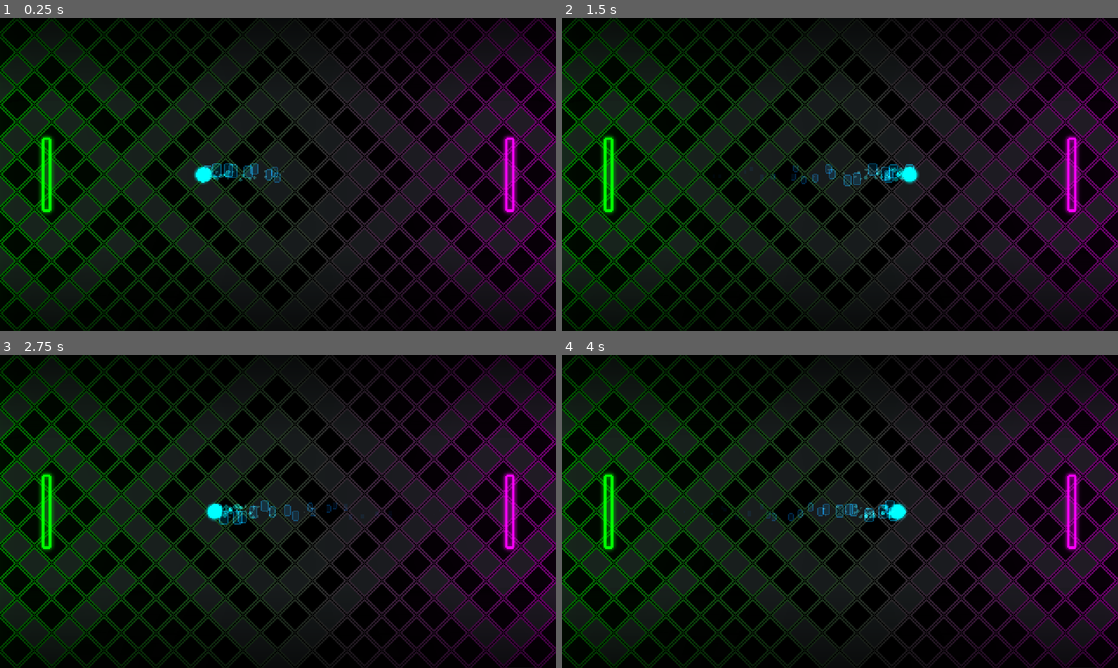
Above: before the commit, frames 1-4 (two rows, left to right).
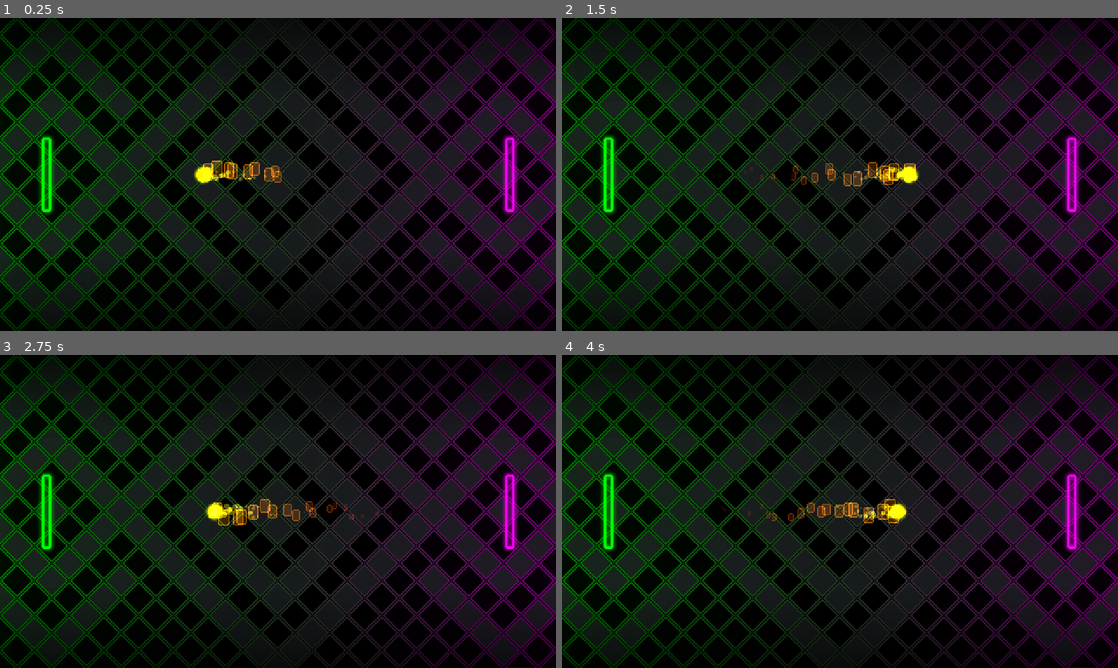
Above: after the commit, the same moments.

Repository: adatechschool/spin-spong
Game: Godot game, scene res://scenes/Pong.tscn
Same seed, same stepped clock (60 frames per second), same inputs: the game is played once before the commit and once after it.
Inputs:
- Up to frame 1 (0.25 s): no input
- Up to frame 2 (1.5 s): no input
- Up to frame 3 (2.75 s): no input
- Up to frame 4 (4 s): no input

The runs differ from the first frame. In frame 1, 0.7% of the frame differs, in the area x 34-51%, y 45-54%; in frame 2, 0.9%; in frame 3, 0.9%, in the area x 36-71%, y 46-55%; in frame 4, 0.9%.

Commit message:
Set ball color to yellow

Diff:
--- a/scenes/Ball.tscn
+++ b/scenes/Ball.tscn
@@ -15,15 +15,16 @@
 radius = 6.72109
 
 [sub_resource type="Curve" id=3]
-_data = [ Vector2( 0, 1 ), 0.0, 0.0, 0, 0, Vector2( 0.646753, 0.345455 ), -0.874999, -0.874999, 0, 0, Vector2( 0.994805, 0.0909091 ), -0.175, 0.0, 0, 0 ]
+max_value = 1.5
+_data = [ Vector2( 0, 1.20682 ), 0.0, 0.0, 0, 0, Vector2( 0.646753, 0.345455 ), -0.874999, -0.874999, 0, 0, Vector2( 0.994805, 0.0909091 ), -0.175, 0.0, 0, 0 ]
 
 [sub_resource type="Gradient" id=4]
 offsets = PoolRealArray( 0, 0.179558, 0.997238 )
-colors = PoolColorArray( 0, 1, 1, 0.392157, 0, 1, 1, 0.352941, 0.992157, 1, 1, 0 )
+colors = PoolColorArray( 0.964706, 1, 0.0980392, 0.392157, 1, 0.952941, 0.054902, 0.352941, 1, 1, 0.992157, 0 )
 
 [sub_resource type="Gradient" id=5]
 offsets = PoolRealArray( 0.00276243, 1 )
-colors = PoolColorArray( 0, 0.774414, 1, 0.470588, 0, 0.258824, 1, 0.0392157 )
+colors = PoolColorArray( 0.992157, 0.627451, 0, 0.705882, 1, 0, 0, 0.0392157 )
 
 [node name="ball" type="RigidBody2D"]
 material = ExtResource( 3 )
@@ -34,7 +35,7 @@
 physics_material_override = SubResource( 1 )
 gravity_scale = 0.0
 script = ExtResource( 1 )
-color = Color( 0, 1, 1, 1 )
+color = Color( 1, 0.988235, 0, 1 )
 
 [node name="hitbox" type="CollisionShape2D" parent="."]
 shape = SubResource( 2 )
--- a/scenes/Pong.tscn
+++ b/scenes/Pong.tscn
@@ -42,7 +42,6 @@
 position = Vector2( 240, 135 )
 min_speed = 300
 max_speed = 200
-color = Color( 0, 1, 1, 1 )
 
 [node name="Border" parent="." instance=ExtResource( 2 )]
 
